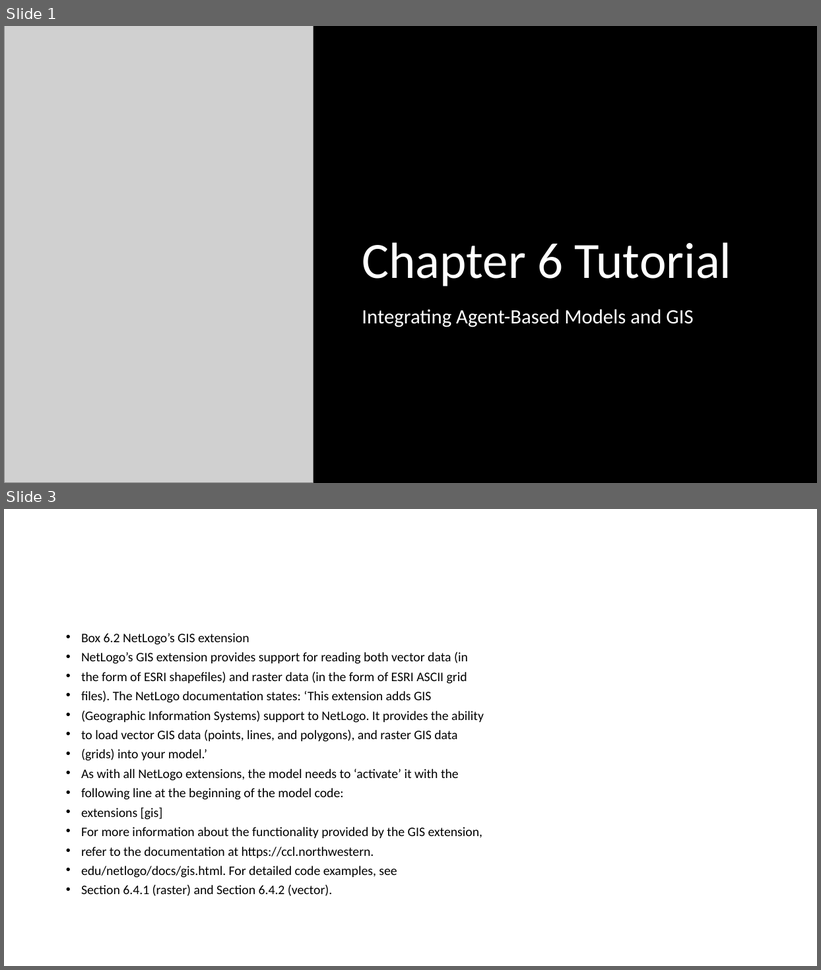
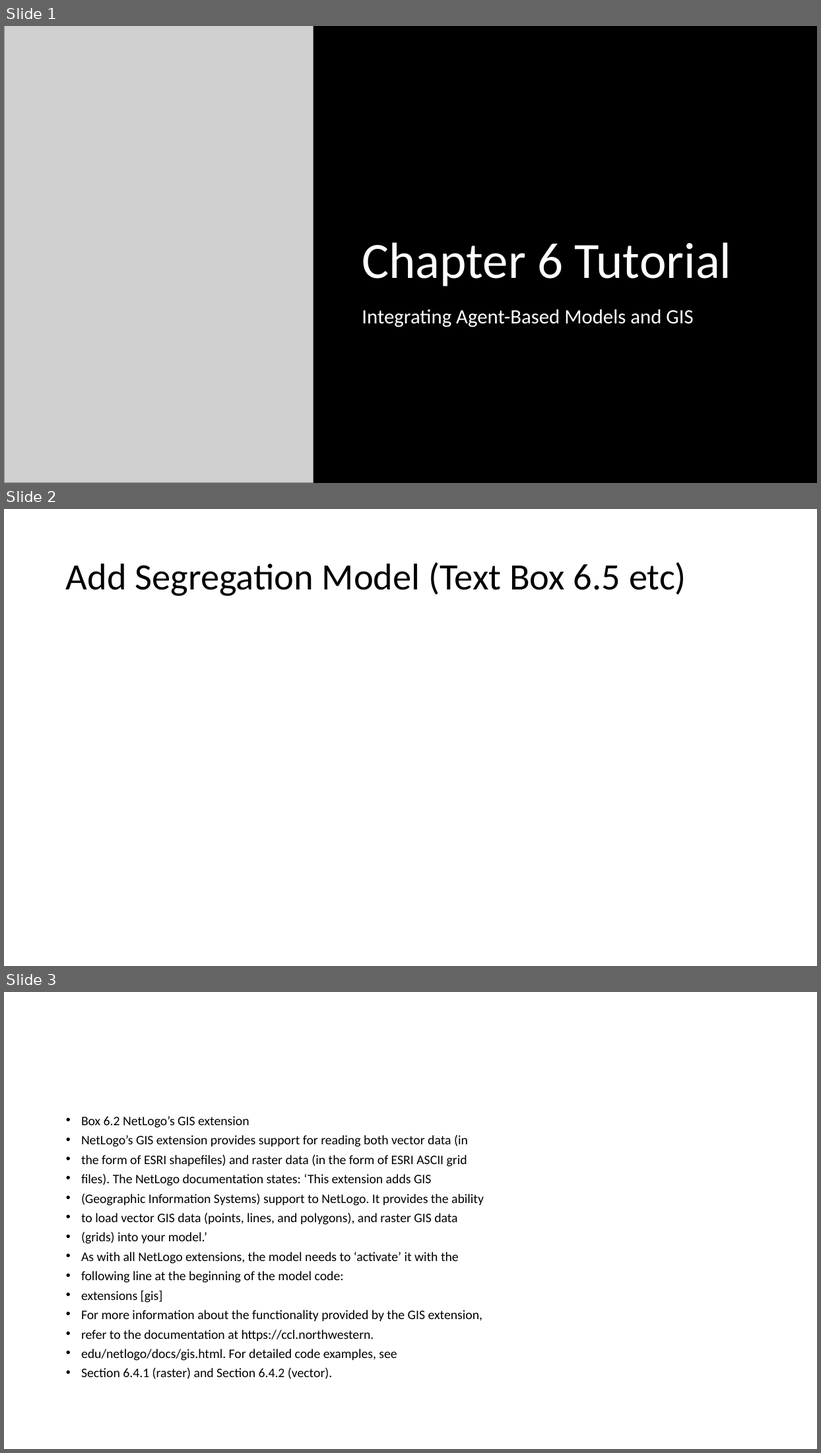
Before and after one commit to abmgis/abmgis, a slide deck: Chapter06-IntegratingABMandGIS/Chapter6_Tutorial.pptx. Shown one above the other, each under a label of ours: slides 1 and 3 before the commit, slides 1, 2 and 3 after it; the slides between them are not shown. The pictures are 821x970 and 821x1453 pixels, drawn with LibreOffice and Linux fonts; fonts in the diff are those of the drawing; grey boxes stand for pictures. Boxes give left, top, right and bottom in pixels: in the first picture for what was removed or moved away, otherwise in the second. Text is boxed around its words. In the diff, an @@ line names an element or a change of style, - is before the commit and + after.

```diff
--- a/Chapter06-IntegratingABMandGIS/Chapter6_Tutorial.pptx
+++ b/Chapter06-IntegratingABMandGIS/Chapter6_Tutorial.pptx
@@ slide 2 added at [4,509,817,966], background #FFFFFF @@
@@ title added at [66,562,686,596], 44 pt, text #000000 @@
+Add Segregation Model (Text Box 6.5 etc)
```
Also in this commit, not shown: 6 slides removed, 2 other files.
